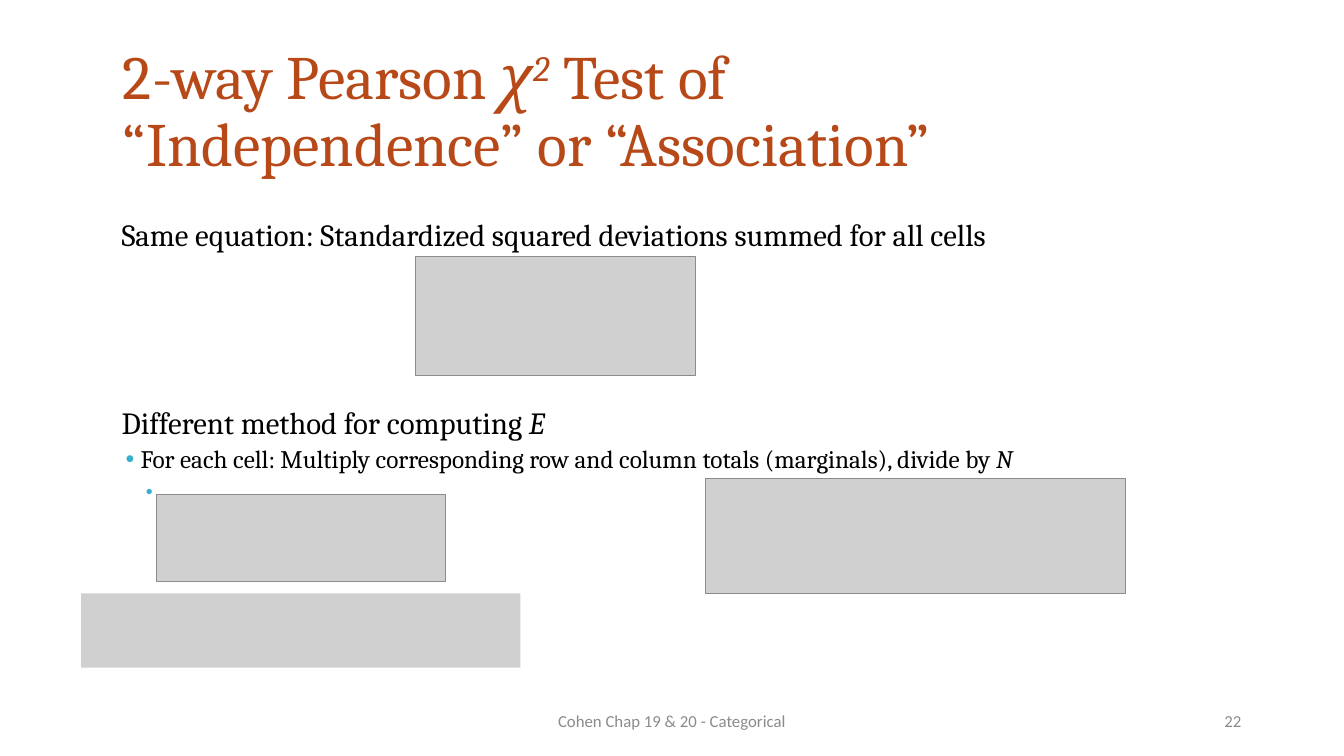
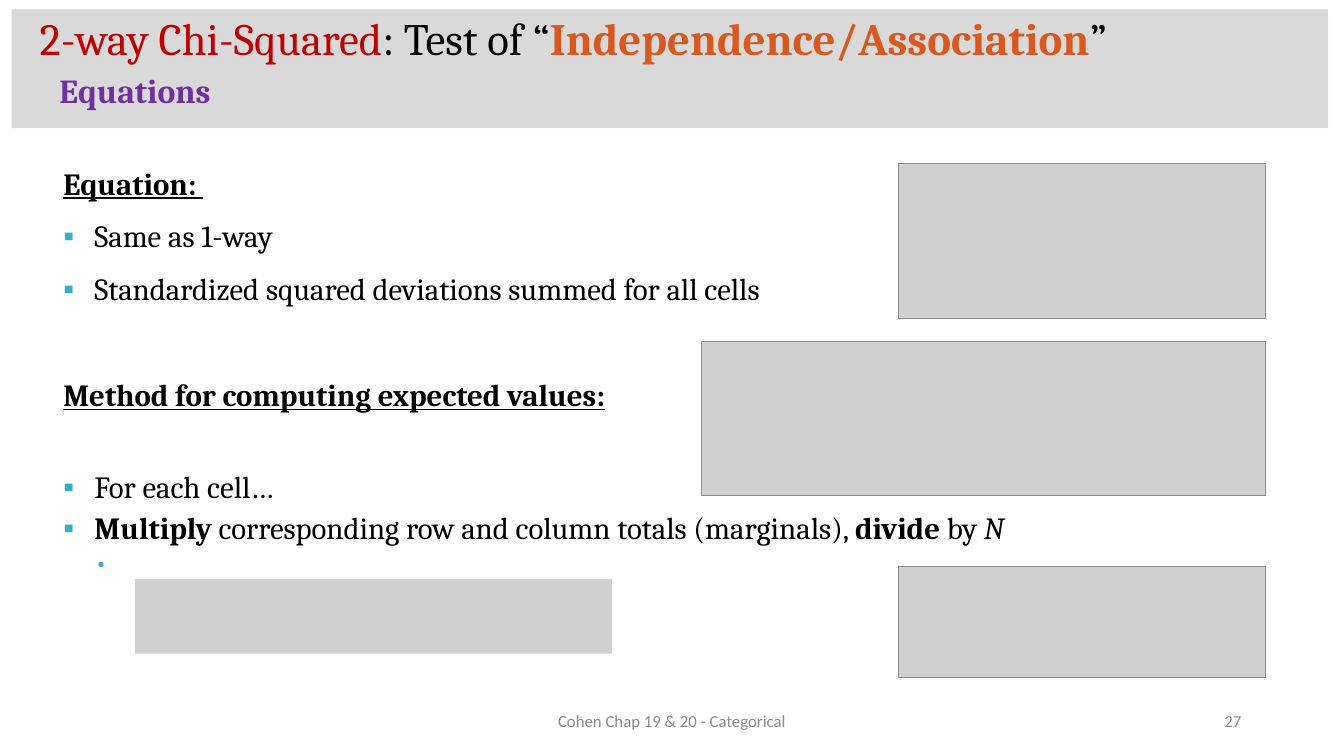
Before and after one commit to CEHS-research/PSY-6600_public, a slide deck: slide 27 of slides/Ch19-20_categorical.pptx (slide 22 before the commit). Drawn at 1344x756 pixels with LibreOffice and Linux fonts; fonts in the diff are those of the drawing; grey boxes stand for pictures. Boxes give left, top, right and bottom in pixels: in the first picture for what was removed or moved away, otherwise in the second. Text is boxed around its words. In the diff, an @@ line names an element or a change of style, - is before the commit and + after.

```diff
--- a/slides/Ch19-20_categorical.pptx
+++ b/slides/Ch19-20_categorical.pptx
@@ rectangle added at box(11, 9, 1328, 128), fill #D9D9D9 @@
@@ text at box(40, 23, 1107, 110): text changed; size 44 to 32 pt; text colour #B74919 to #D8581E; bold on @@
-2-way Pearson χ2 Test of
-“Independence” or “Association”
+2-way Chi-Squared: Test of “Independence/Association”
+Equations
@@ text at box(63, 173, 1004, 546): text changed @@
-  Same equation: Standardized squared deviations summed for all cells
-  Different method for computing E
-  • For each cell: Multiply corresponding row and column totals (marginals), divide by N
+Equation:
+▪ Same as 1-way
+▪ Standardized squared deviations summed for all cells
+Method for computing expected values:
+  ▪ For each cell…
+  ▪ Multiply corresponding row and column totals (marginals), divide by N
@@ picture added at box(899, 163, 1266, 319) @@
@@ picture removed at box(415, 257, 696, 376) @@
@@ picture: place and size @@
-picture at box(705, 479, 1125, 593)
+picture at box(702, 342, 1266, 495)
@@ picture removed at box(156, 494, 445, 582) @@
@@ picture added at box(899, 567, 1266, 678) @@
@@ picture: place and size @@
-picture at box(82, 594, 521, 668)
+picture at box(135, 580, 612, 654)
@@ page number at box(1224, 716, 1241, 727): text changed @@
-22
+27
```
Also in this commit, not shown: 22 other slides changed, 9 slides added, 2 slides removed, 1 other file.
